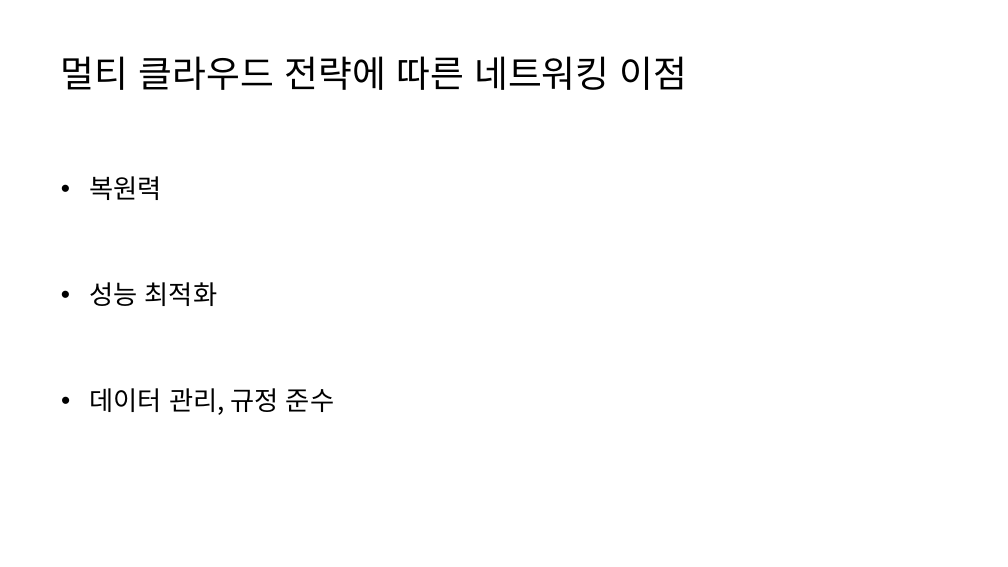
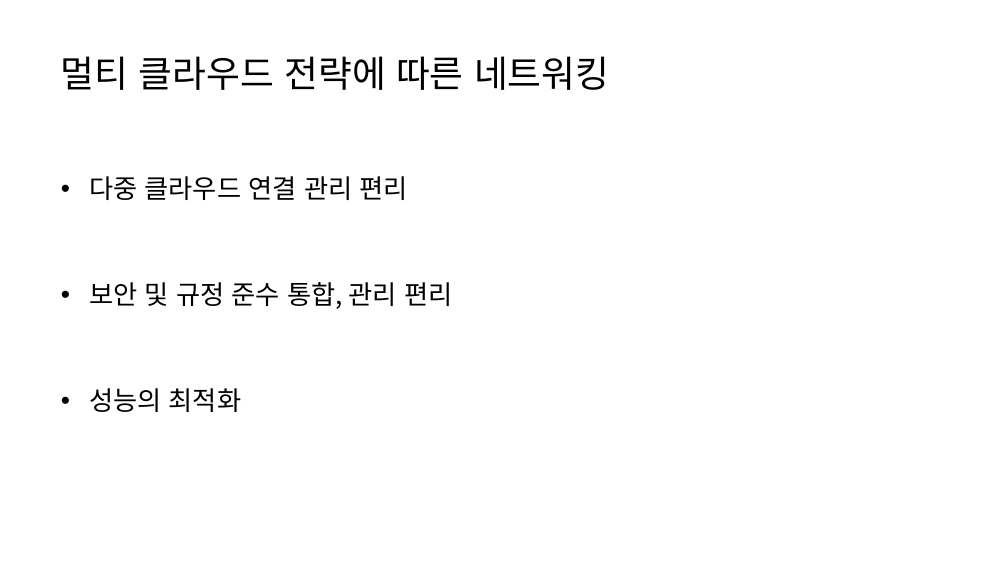
Before and after one commit to gangtaeg/cloud, a slide deck: slide 16 of 클라우드 네트워킹.pptx. Drawn at 1008x567 pixels with LibreOffice and Linux fonts; fonts in the diff are those of the drawing. Boxes give left, top, right and bottom in pixels: in the first picture for what was removed or moved away, otherwise in the second. Text is boxed around its words. In the diff, an @@ line names an element or a change of style, - is before the commit and + after.

```diff
--- a/클라우드 네트워킹.pptx
+++ b/클라우드 네트워킹.pptx
@@ text at (x1=61, y1=56, x2=609, y2=90): text changed @@
-멀티 클라우드 전략에 따른 네트워킹 이점
+멀티 클라우드 전략에 따른 네트워킹
@@ text at (x1=89, y1=176, x2=408, y2=200): text changed @@
-• 복원력
+• 다중 클라우드 연결 관리 편리
@@ text added at (x1=89, y1=282, x2=452, y2=309), 25 pt, text #000000 @@
+• 보안 및 규정 준수 통합, 관리 편리
@@ text at (x1=89, y1=388, x2=241, y2=412): text changed @@
-• 성능 최적화
+• 성능의 최적화
@@ text removed at (x1=89, y1=388, x2=334, y2=415) @@
-• 데이터 관리, 규정 준수
```
Also in this commit, not shown: 5 other slides changed, 2 slides removed, 19 other files.
